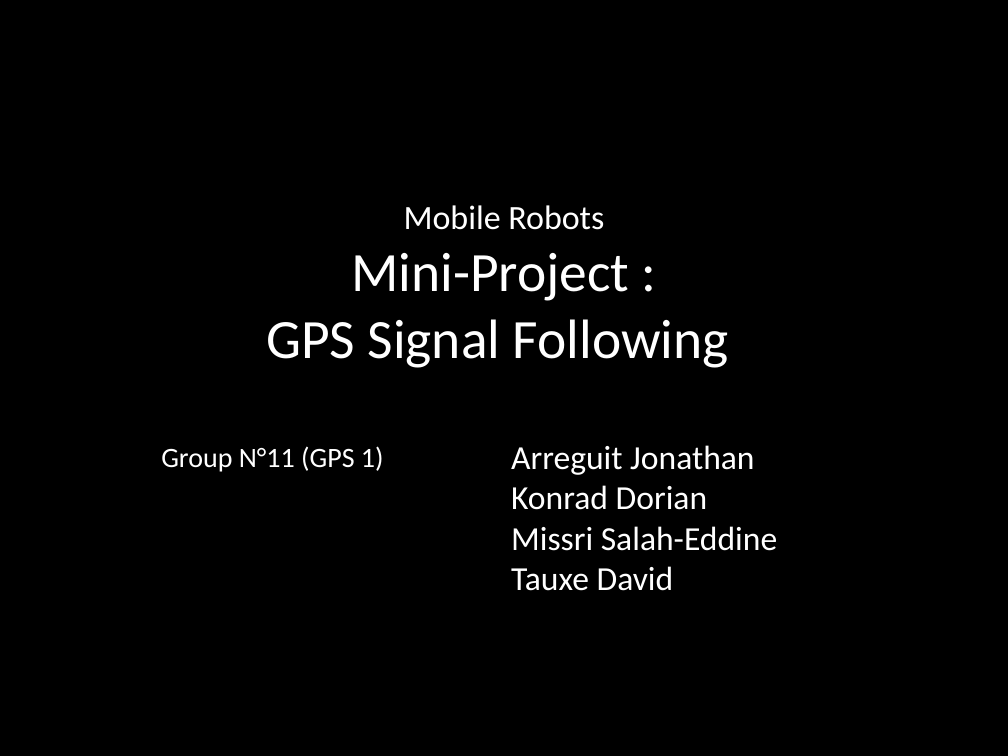
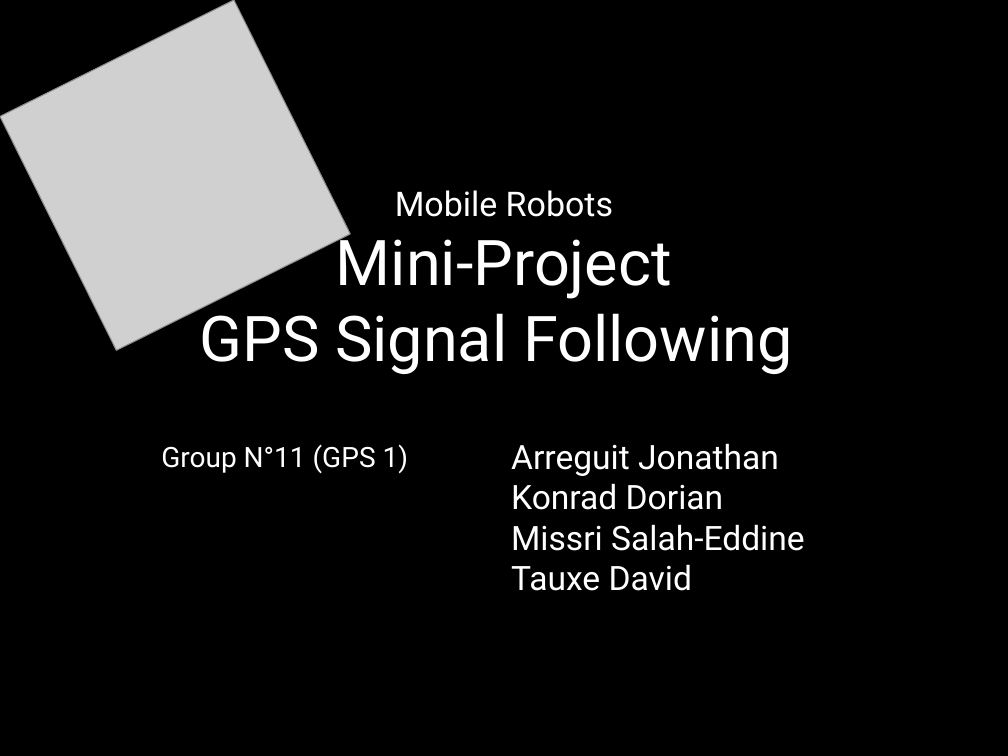
Before and after one commit to SyrianSpock/project-quadrotor-chase, a slide deck: slide 1 of Presentation/Presentation.pptx. Drawn at 1008x756 pixels with LibreOffice and Linux fonts; fonts in the diff are those of the drawing; grey boxes stand for pictures. Boxes give left, top, right and bottom in pixels: in the first picture for what was removed or moved away, otherwise in the second. Text is boxed around its words. In the diff, an @@ line names an element or a change of style, - is before the commit and + after.

```diff
--- a/Presentation/Presentation.pptx
+++ b/Presentation/Presentation.pptx
@@ picture added at [0,0,350,350] @@
@@ title at [200,190,792,374]: text changed; size 39.6 to 45 pt; font Calibri to Roboto @@
-Mobile Robots
-Mini-Project :
-GPS Signal Following
+Mobile Robots
+Mini-Project
+GPS Signal Following
@@ subtitle "Group N°11 (GPS 1)" at [161,444,408,474]: font Calibri to Roboto @@
@@ text "Arreguit Jonathan" at [511,443,805,591]: font Calibri to Roboto @@
```
Also in this commit, not shown: 8 other slides changed, 5 other files.
